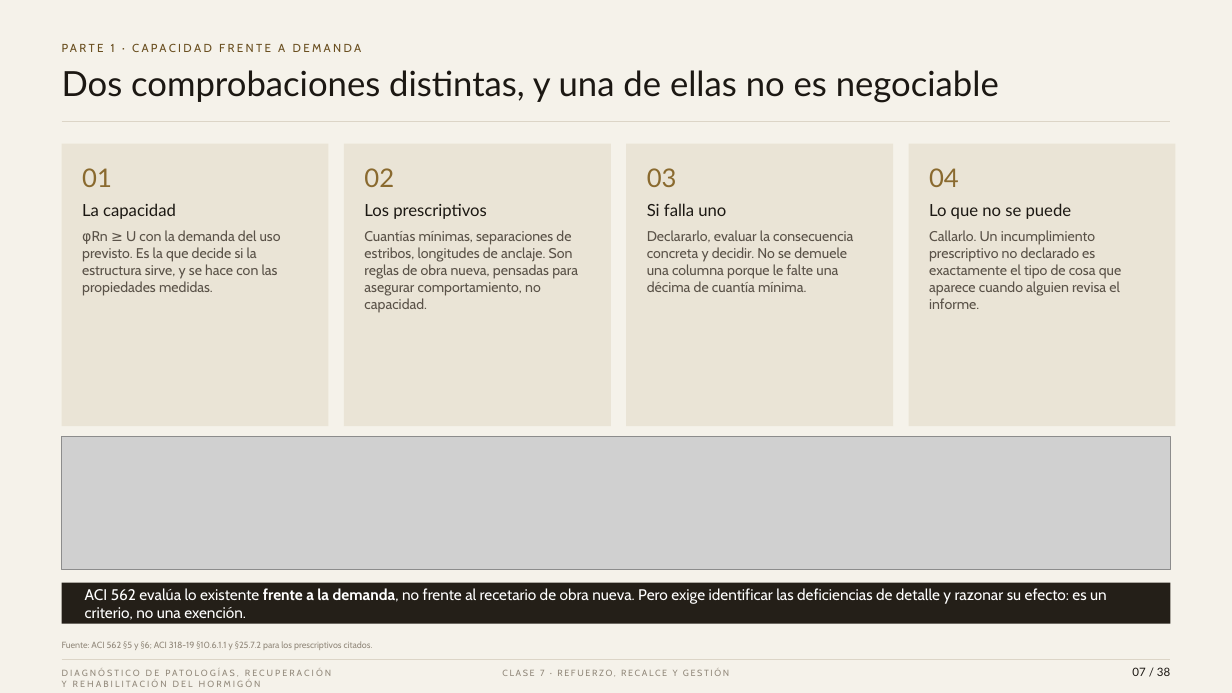
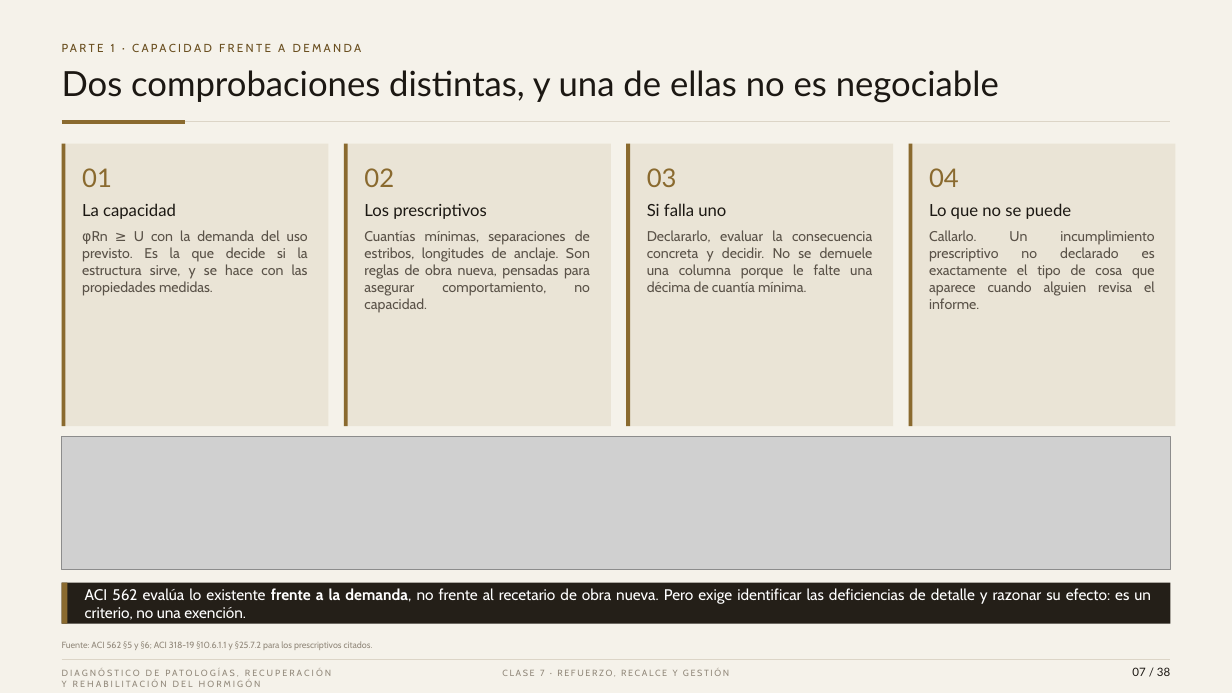
Before and after one commit to kevinyerkovc-cmd/Yerko, a slide deck: slide 7 of PH_Clase_7_Refuerzo_recalce_y_gestion.pptx. Drawn at 1232x693 pixels with LibreOffice and Linux fonts; fonts in the diff are those of the drawing; grey boxes stand for pictures. Boxes give left, top, right and bottom in pixels: in the first picture for what was removed or moved away, otherwise in the second. Text is boxed around its words. In the diff, an @@ line names an element or a change of style, - is before the commit and + after.

```diff
--- a/PH_Clase_7_Refuerzo_recalce_y_gestion.pptx
+++ b/PH_Clase_7_Refuerzo_recalce_y_gestion.pptx
@@ line added from (62, 122) to (185, 122), #8A6A2F 2.5 pt @@
@@ rectangle added at (62, 144, 66, 427), fill #8A6A2F @@
@@ rectangle added at (344, 144, 348, 427), fill #8A6A2F @@
@@ rectangle added at (627, 144, 630, 427), fill #8A6A2F @@
@@ rectangle added at (909, 144, 912, 427), fill #8A6A2F @@
@@ rectangle added at (62, 583, 67, 624), fill #8A6A2F @@
@@ alignment left to justified in 5 elements at (82, 230, 308, 295), (364, 230, 590, 312), (647, 230, 873, 292), (929, 230, 1155, 309), (85, 588, 1151, 620) @@
```
Also in this commit, not shown: 34 other slides changed, 3 slides added, 3 slides removed, 2 other files.
